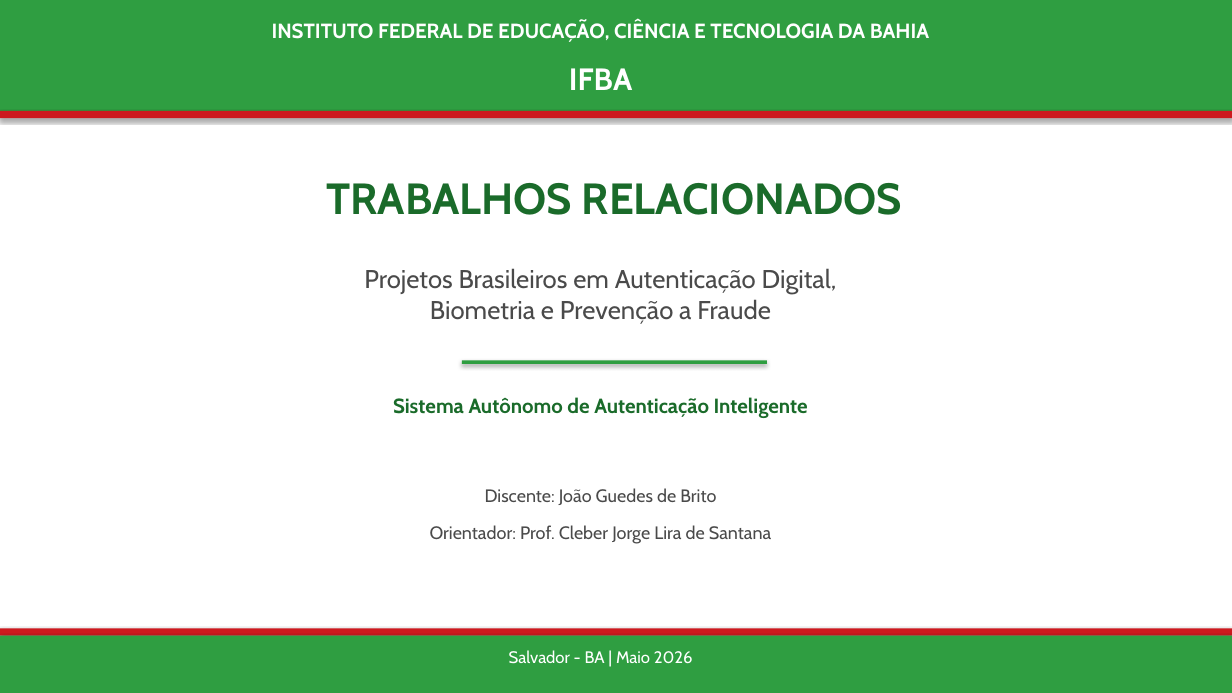
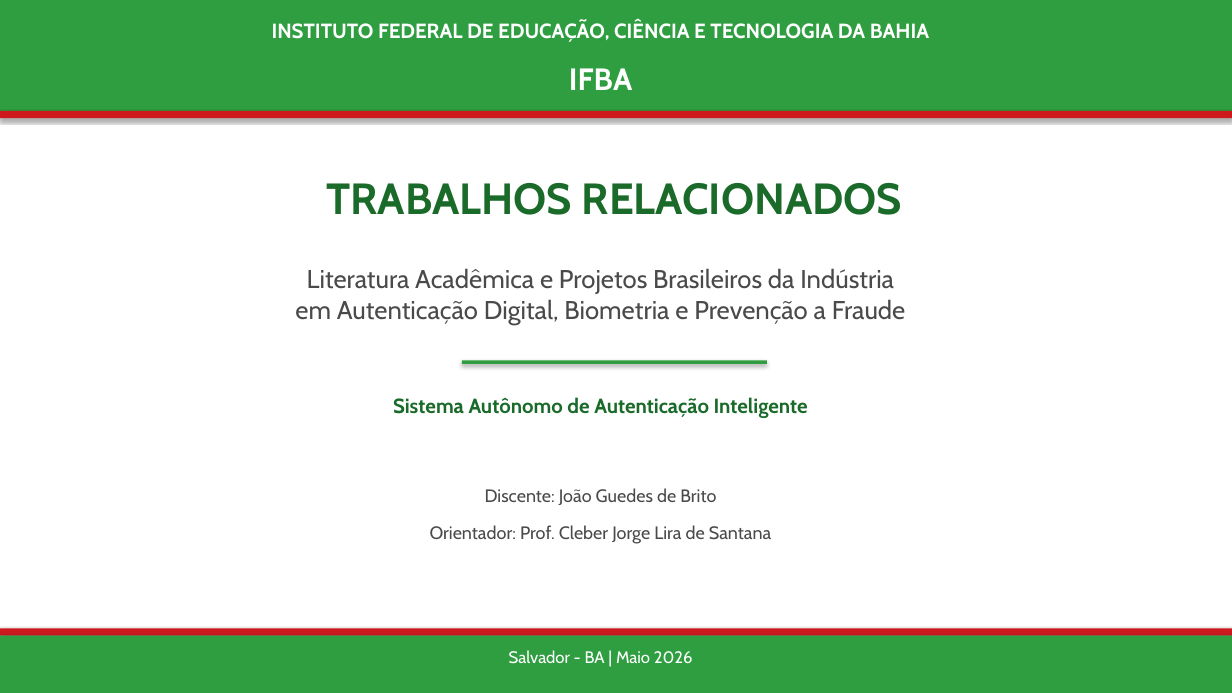
Before and after one commit to jgbcientista/gestao-autonomo, a slide deck: slide 1 of docs/trabalhos-relacionados.pptx. Drawn at 1232x693 pixels with LibreOffice and Linux fonts; fonts in the diff are those of the drawing. Boxes give left, top, right and bottom in pixels: in the first picture for what was removed or moved away, otherwise in the second. Text is boxed around its words. In the diff, an @@ line names an element or a change of style, - is before the commit and + after.

```diff
--- a/docs/trabalhos-relacionados.pptx
+++ b/docs/trabalhos-relacionados.pptx
@@ text at (295, 268, 906, 325): text changed @@
-Projetos Brasileiros em Autenticação Digital,
-Biometria e Prevenção a Fraude
+Literatura Acadêmica e Projetos Brasileiros da Indústria
+em Autenticação Digital, Biometria e Prevenção a Fraude
```
Also in this commit, not shown: 4 other slides changed, 4 slides added, 7 slides removed.
